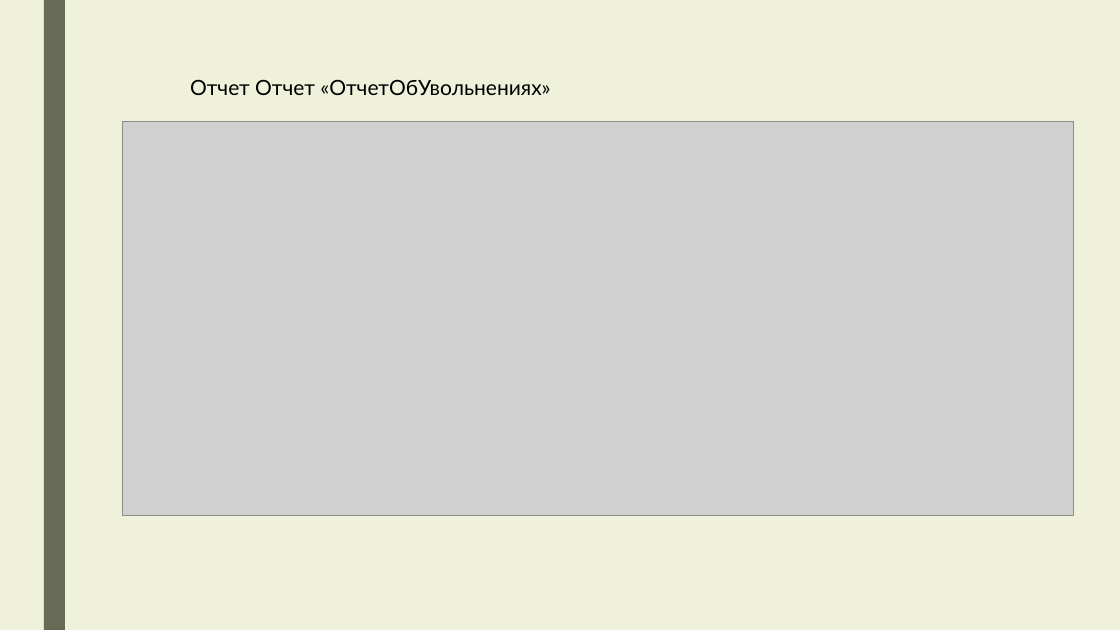
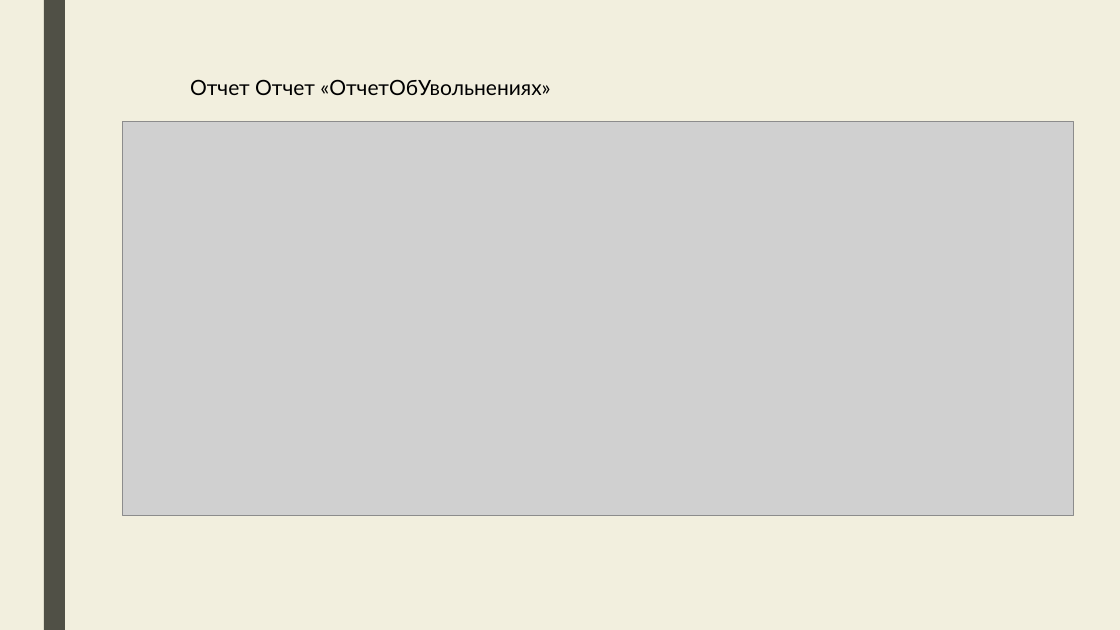
Before and after one commit to IvanShvidko/-, a slide deck: slide 11 of Презентация по производственной практике.pptx. Drawn at 1120x630 pixels with LibreOffice and Linux fonts; fonts in the diff are those of the drawing; grey boxes stand for pictures. Boxes give left, top, right and bottom in pixels: in the first picture for what was removed or moved away, otherwise in the second. Text is boxed around its words. In the diff, an @@ line names an element or a change of style, - is before the commit and + after.

```diff
--- a/Презентация по производственной практике.pptx
+++ b/Презентация по производственной практике.pptx
@@ background #EFF0DC to #F3F0DE @@
@@ rectangle at box(44, 0, 65, 630): fill #676A55 to #505046 @@
```
Also in this commit, not shown: 13 other slides changed.
